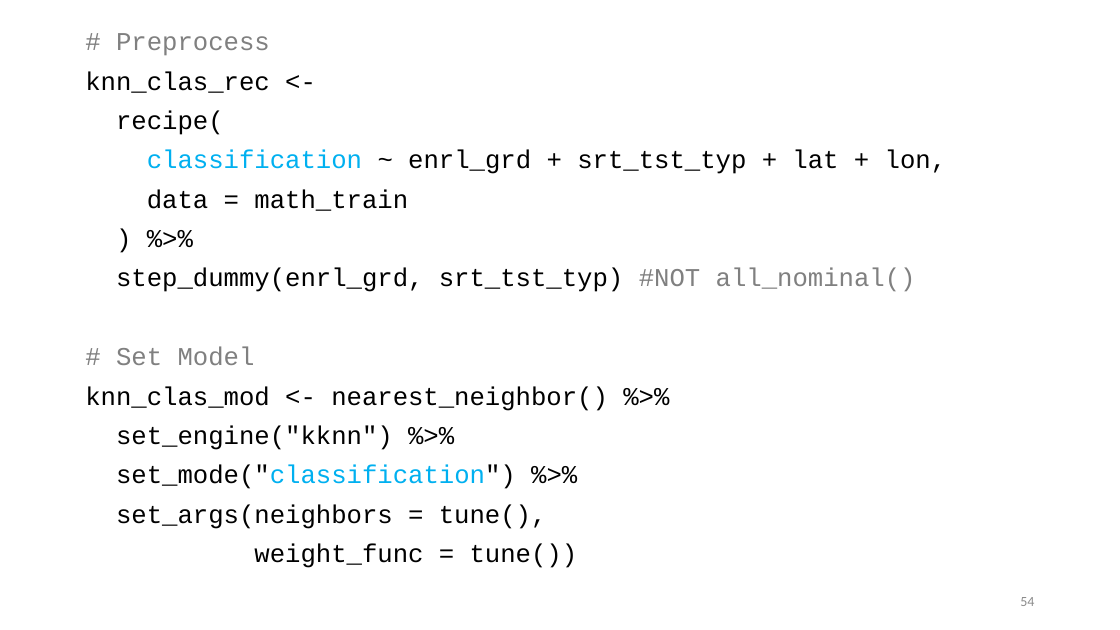
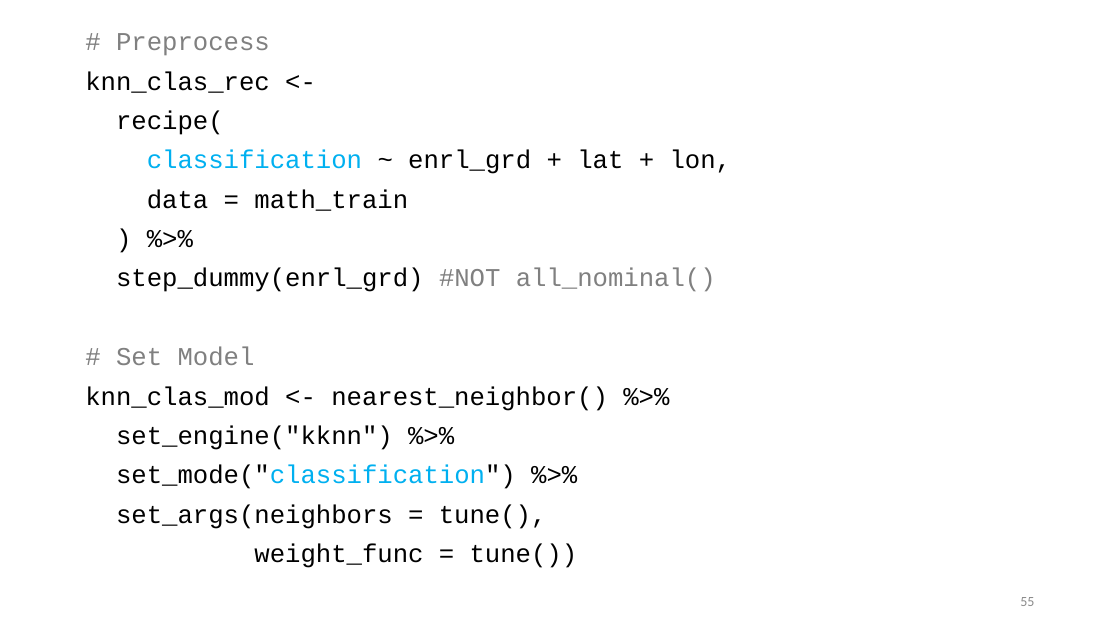
Before and after one commit to karlenaochoa/c4-ml-2020, a slide deck: slide 55 of slides/w6p1-knn/w6p1.pptx (slide 54 before the commit). Drawn at 1120x630 pixels with LibreOffice and Linux fonts; fonts in the diff are those of the drawing. Boxes give left, top, right and bottom in pixels: in the first picture for what was removed or moved away, otherwise in the second. Text is boxed around its words. In the diff, an @@ line names an element or a change of style, - is before the commit and + after.

```diff
--- a/slides/w6p1-knn/w6p1.pptx
+++ b/slides/w6p1-knn/w6p1.pptx
@@ text at [147, 149, 732, 174]: text changed @@
-classification ~ enrl_grd + srt_tst_typ + lat + lon,
+classification ~ enrl_grd + lat + lon,
@@ text at [116, 268, 716, 292]: text changed @@
-step_dummy(enrl_grd, srt_tst_typ) #NOT all_nominal()
+step_dummy(enrl_grd) #NOT all_nominal()
@@ page number at [1020, 597, 1034, 606]: text changed @@
-54
+55
```
Also in this commit, not shown: 19 other slides changed, 3 slides added, 1 other file.
